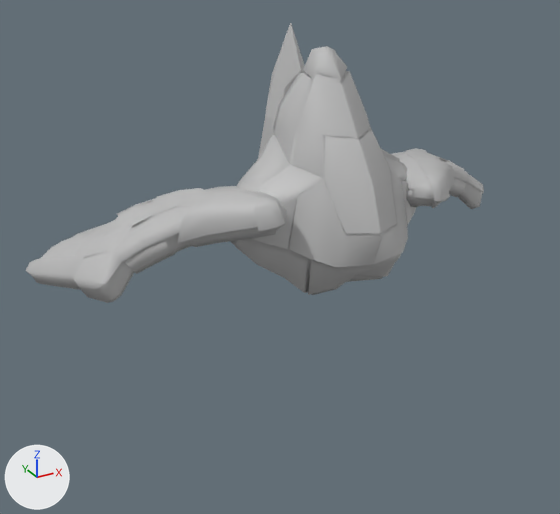
Before and after pictures for a commit that changed the FBX model workers/unity/Assets/3D/Characters/Neutral/Crystalite/CrystalCreepAnimation.fbx.
Before and after are seen from a camera (50 mm lens) standing at (-1.8, -2.78, 2.64) and looking at (-0.29, -0.04, 1.27). Every picture has the same lights, and +X, +Y and +Z are marked at lower left.

The older version as bpy lines, for what is in view:
```python
me_mesh = bpy.data.meshes.new('Mesh')
me_mesh.from_pydata(...)  # 379 vertices, 379 faces; spans x -20.7..17.8, y -61.5..64.4, z -35.1..35.1
me_mesh.materials.append(mat_lambert1)  # grey #bcbcbc
me_mesh_001 = bpy.data.meshes.new('Mesh.001')
me_mesh_001.from_pydata(...)  # 402 vertices, 364 faces; spans x -48.6..48.1, y -25.1..68.6, z -31.0..41.6
me_mesh_001.materials.append(mat_lambert1)  # grey #bcbcbc
me_mesh_002 = bpy.data.meshes.new('Mesh.002')
me_mesh_002.from_pydata(...)  # 379 vertices, 379 faces; spans x -17.8..20.7, y -61.5..64.4, z -35.1..35.1
me_mesh_002.materials.append(mat_lambert1)  # grey #bcbcbc
me_mesh_003 = bpy.data.meshes.new('Mesh.003')
me_mesh_003.from_pydata(...)  # 58 vertices, 64 faces; spans x -15.5..16.8, y -16.8..16.8, z 0.0..120.4
me_mesh_003.materials.append(mat_lambert1)  # grey #bcbcbc
ob_mcrystalprojectile = bpy.data.objects.new('mCrystalProjectile', me_mesh_003)
ob_mcrystalprojectile.location = (-0.003, 0.41, 0.991)
ob_mcrystalprojectile.rotation_euler = (-0.0104, 0.00804, -1.571)  # degrees (-0.6, 0.5, -90)
ob_mcrystalprojectile.scale = (0.01, 0.01, 0.01)
ob_mhead = bpy.data.objects.new('mHead', me_mesh_001)
ob_mhead.location = (0.004, 0.06, 1.403)
ob_mhead.rotation_euler = (1.876, 0.0104, 0.0)  # degrees (107, 0.6, 0)
ob_mhead.scale = (0.01, 0.01, 0.01)
ob_mwingl = bpy.data.objects.new('mWingL', me_mesh_002)
ob_mwingl.location = (0.75, 0.27, 1.349)
ob_mwingl.rotation_euler = (1.09, -1.423, 1.701)  # degrees (62, -82, 97)
ob_mwingl.scale = (0.01, 0.01, 0.01)
ob_mwingr = bpy.data.objects.new('mWingR', me_mesh)
ob_mwingr.location = (-0.738, 0.268, 1.318)
ob_mwingr.rotation_euler = (1.83, 1.358, -0.971)  # degrees (105, 78, -56)
ob_mwingr.scale = (0.01, 0.01, 0.01)
```
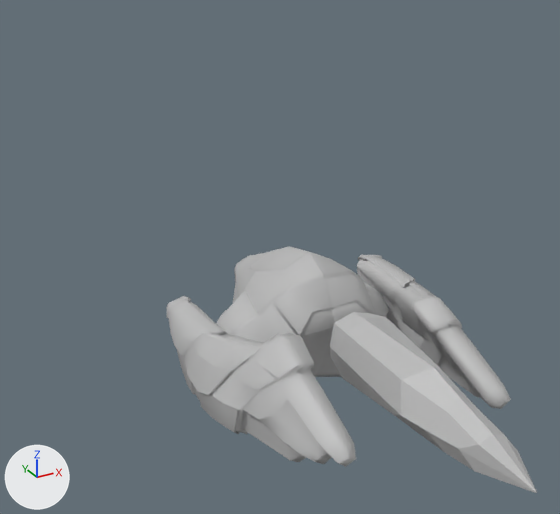
Edits to the bpy script that builds the scene:
```text
Change ob_mwingr:
    ob_mwingr.location: (-0.738, 0.268, 1.318) -> (-0.474, -0.105, 0.722)
    ob_mwingr.rotation_euler: (1.83, 1.358, -0.971) -> (0.463, -0.000011, 0.0000351)  # degrees (105, 78, -56) -> degrees (27, 0, 0)
Change ob_mcrystalprojectile:
    ob_mcrystalprojectile.location: (-0.003, 0.41, 0.991) -> (0.0, -0.142, 0.87)
    ob_mcrystalprojectile.rotation_euler: (-0.0104, 0.00804, -1.571) -> (1.608, 0.0, 0.0)  # degrees (-0.6, 0.5, -90) -> degrees (92, 0, 0)
Change ob_mwingl:
    ob_mwingl.location: (0.75, 0.27, 1.349) -> (0.474, -0.105, 0.722)
    ob_mwingl.rotation_euler: (1.09, -1.423, 1.701) -> (0.463, 0.0000109, -0.0000346)  # degrees (62, -82, 97) -> degrees (27, 0, -0)
Change ob_mhead:
    ob_mhead.location: (0.004, 0.06, 1.403) -> (0.003, 0.231, 0.704)
    ob_mhead.rotation_euler: (1.876, 0.0104, 0.0) -> (0.463, 0.0, 0.0)  # degrees (107, 0.6, 0) -> degrees (27, 0, 0)
```

Where the change shows, as pixel boxes [x1, y1, x2, y2] in the pictures (560 x 514 px):
'mHead', moved, turned: before [231, 46, 416, 295]; after [216, 246, 389, 377]
'mWingR', moved, turned: before [26, 186, 287, 303]; after [167, 296, 356, 467]
'mCrystalProjectile', moved, turned: before [258, 23, 306, 158]; after [330, 312, 537, 493]
'mWingL', moved, turned: before [391, 148, 484, 209]; after [357, 255, 511, 409]
